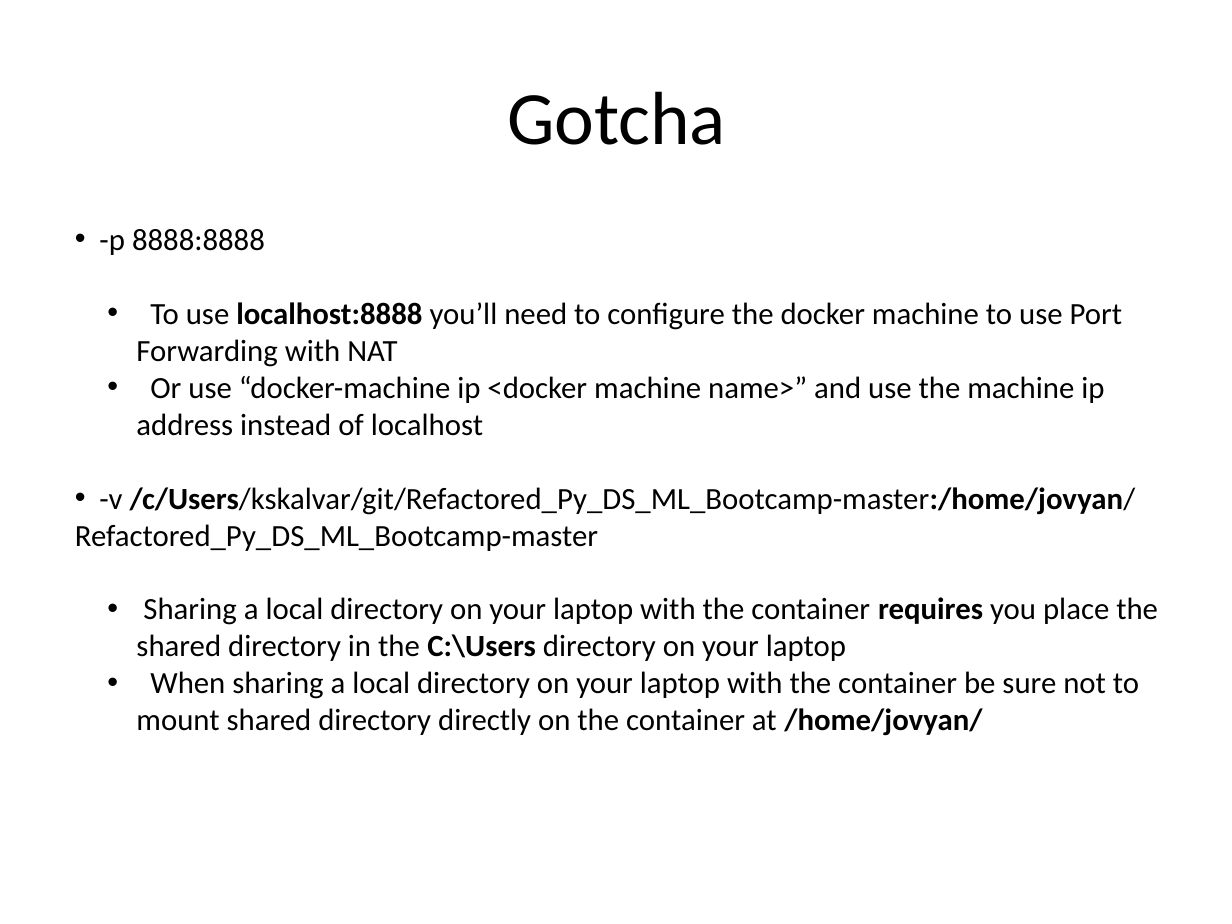
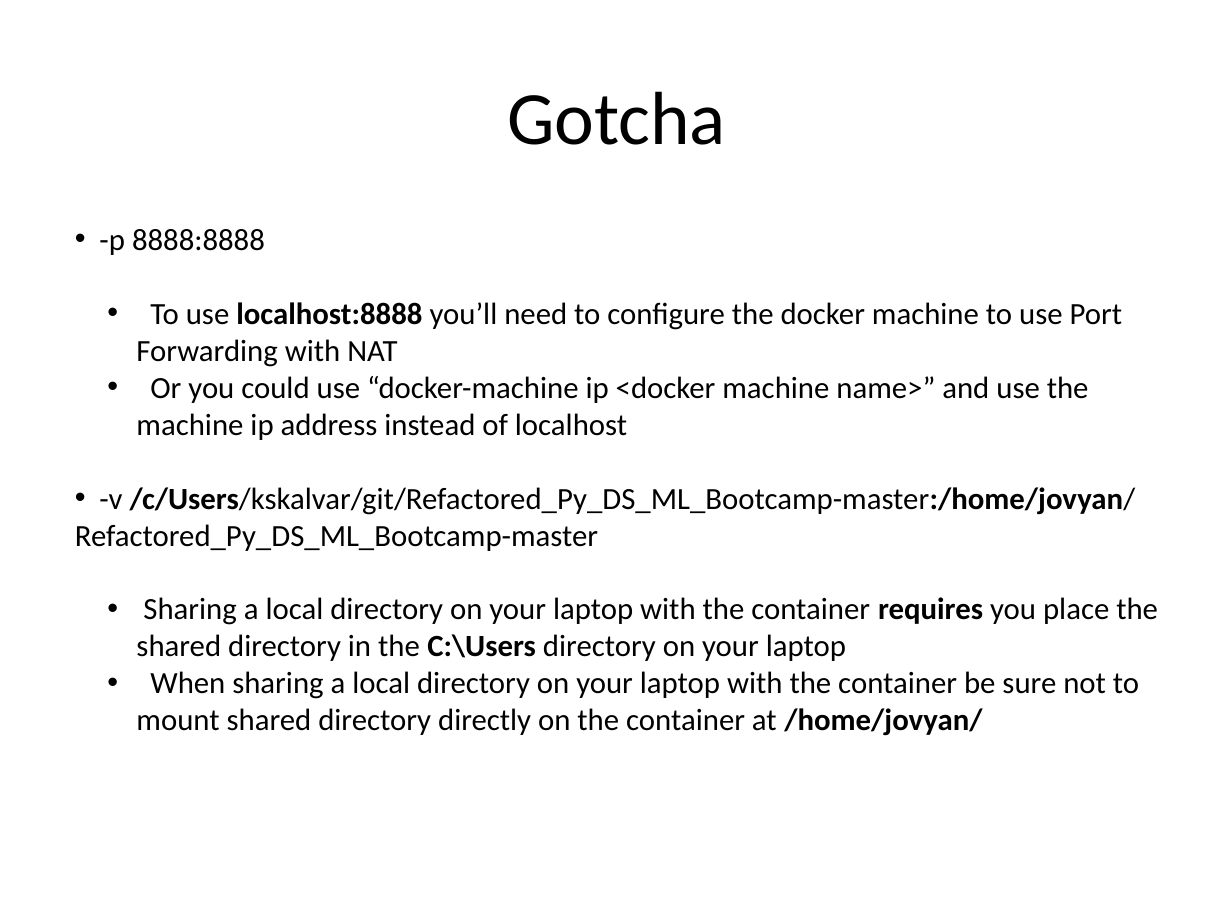
Before and after one commit to kskalvar/jupyter-notebook-with-docker-win7, a slide deck: slide 6 of slides/Jupyter Notebook with Docker on Win7.pptx. Drawn at 1232x924 pixels with LibreOffice and Linux fonts; fonts in the diff are those of the drawing; background and template pictures are left out. Boxes give left, top, right and bottom in pixels: in the first picture for what was removed or moved away, otherwise in the second. Text is boxed around its words. In the diff, an @@ line names an element or a change of style, - is before the commit and + after.

```diff
--- a/slides/Jupyter Notebook with Docker on Win7.pptx
+++ b/slides/Jupyter Notebook with Docker on Win7.pptx
@@ text at (x1=136, y1=376, x2=1089, y2=440): text changed @@
-  • Or use “docker-machine ip <docker machine name>” and use the machine ip address instead of localhost
+  • Or you could use “docker-machine ip <docker machine name>” and use the machine ip address instead of localhost
```
Also in this commit, not shown: 6 other slides changed.
